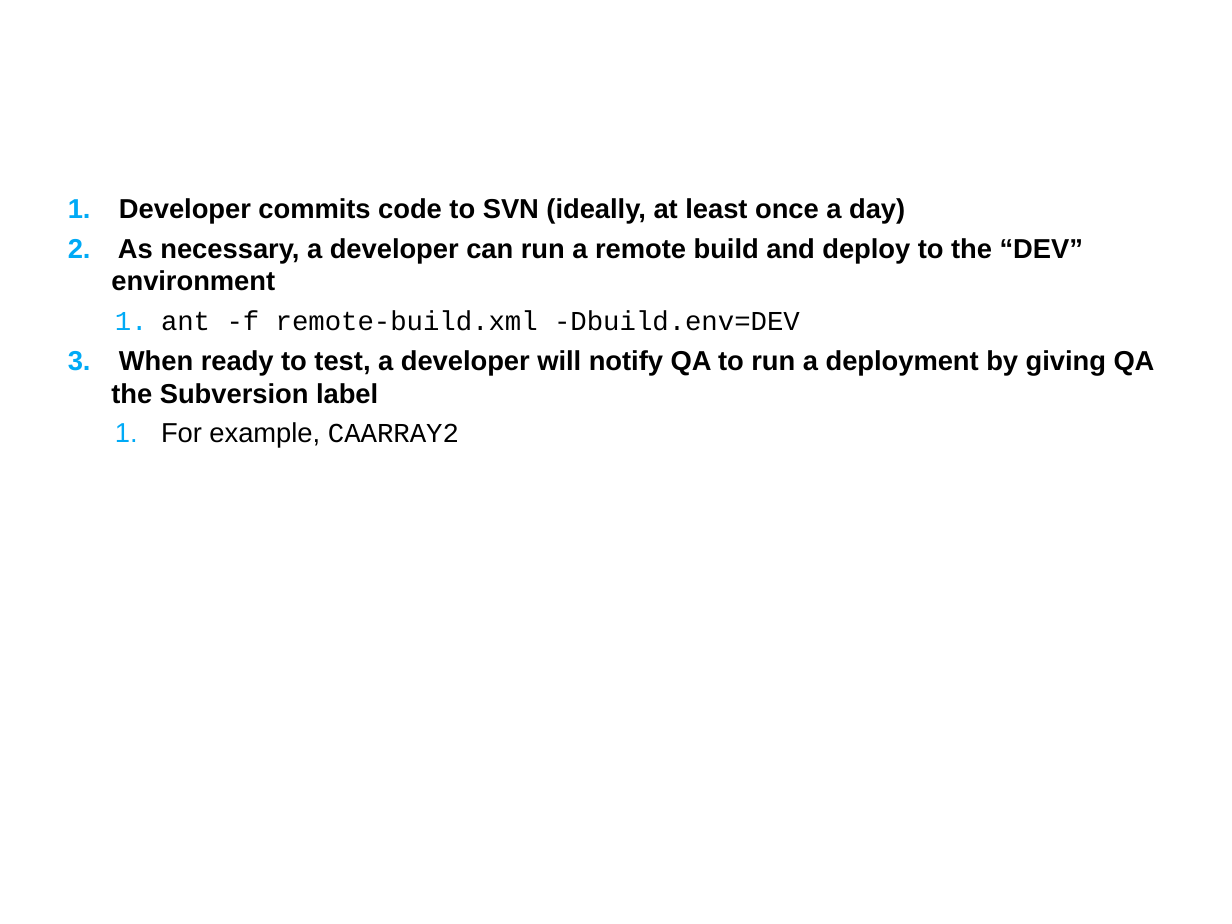
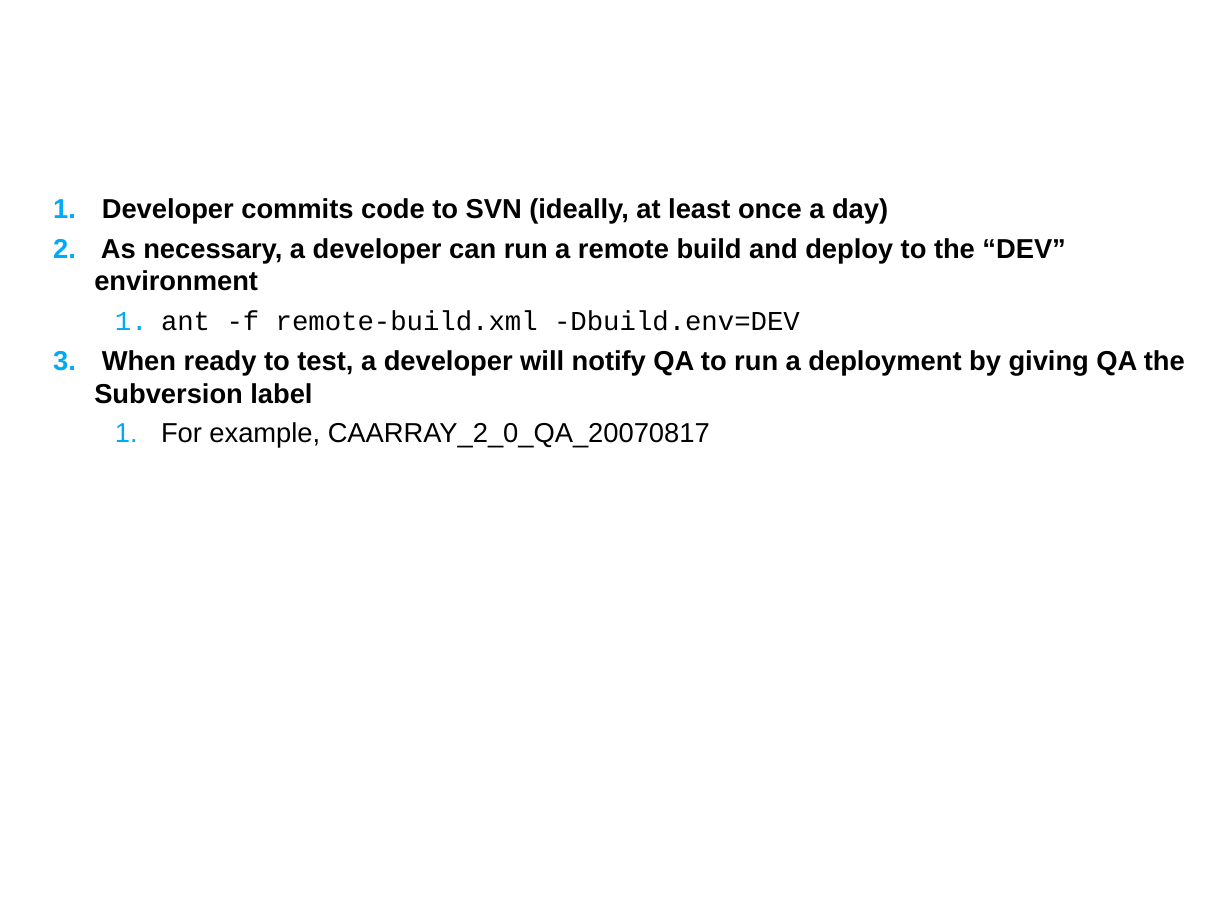
Before and after one commit to NCIP/caarray-docs, a slide deck: slide 29 of project_management/reports/development_to_qa_handoff.ppt (slide 19 before the commit). Drawn at 1232x924 pixels with LibreOffice and Linux fonts; fonts in the diff are those of the drawing; background and template pictures are left out. Boxes give left, top, right and bottom in pixels: in the first picture for what was removed or moved away, otherwise in the second. Text is boxed around its words. In the diff, an @@ line names an element or a change of style, - is before the commit and + after.

```diff
--- a/project_management/reports/development_to_qa_handoff.ppt
+++ b/project_management/reports/development_to_qa_handoff.ppt
@@ text at [94,198,1185,404]: indent changed @@
@@ text at [161,422,710,448]: text changed @@
-  1. For example, CAARRAY2
+  1. For example, CAARRAY_2_0_QA_20070817
```
Also in this commit, not shown: 7 other slides changed, 13 slides added, 3 slides removed.
